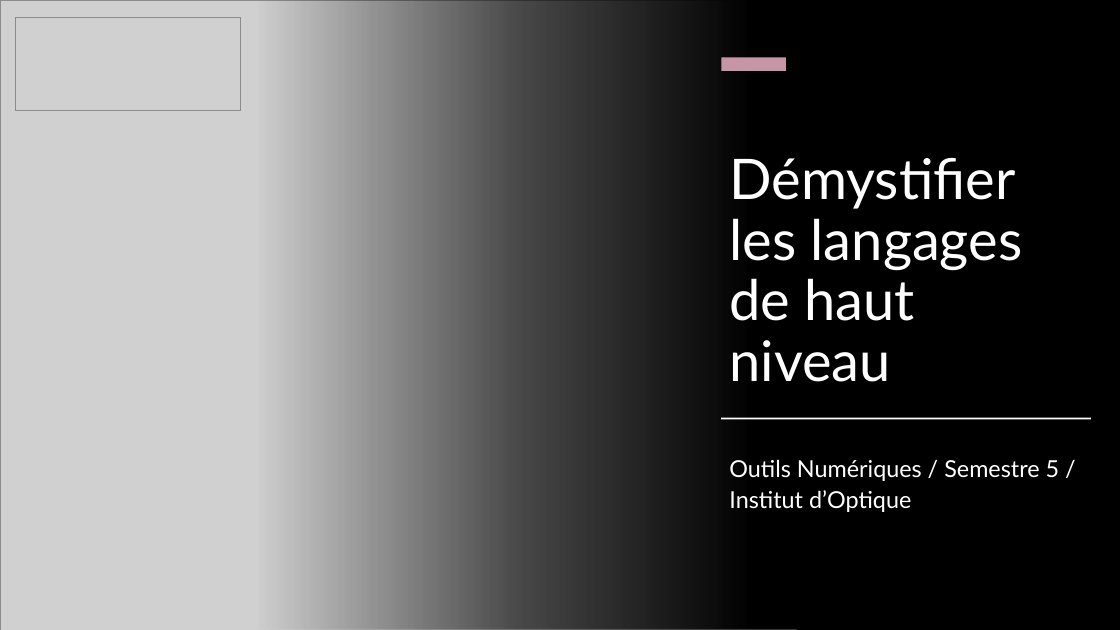
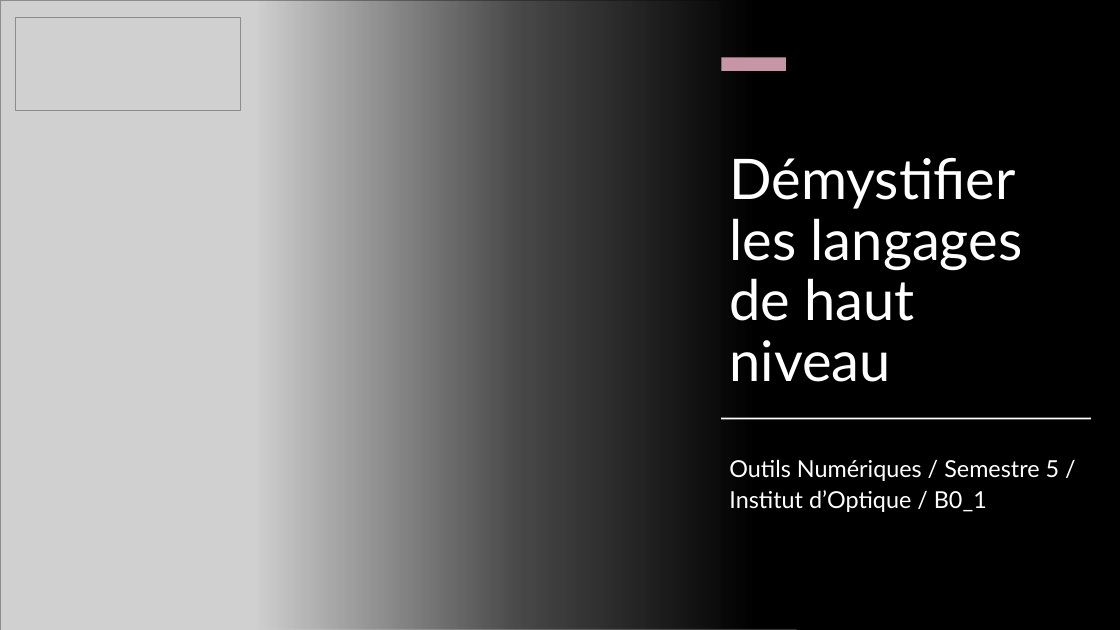
Before and after one commit to jvillemejane/SupOpToolboxes, a slide deck: slide 1 of engineer_courses/s5_outils_numeriques/b0_demistifier_python/B0_1_Demystifier_Python.pptx. Drawn at 1120x630 pixels with LibreOffice and Linux fonts; fonts in the diff are those of the drawing; grey boxes stand for pictures. Boxes give left, top, right and bottom in pixels: in the first picture for what was removed or moved away, otherwise in the second. Text is boxed around its words. In the diff, an @@ line names an element or a change of style, - is before the commit and + after.

Commit message:
Updating first courses of Semester 5 - Outils Numeriques

```diff
--- a/engineer_courses/s5_outils_numeriques/b0_demistifier_python/B0_1_Demystifier_Python.pptx
+++ b/engineer_courses/s5_outils_numeriques/b0_demistifier_python/B0_1_Demystifier_Python.pptx
@@ subtitle at <box>729,459,1060,512</box>: text changed @@
-Outils Numériques / Semestre 5 / Institut d’Optique
+Outils Numériques / Semestre 5 / Institut d’Optique / B0_1
```
Also in this commit, not shown: 1 slide added, 9 other files.
